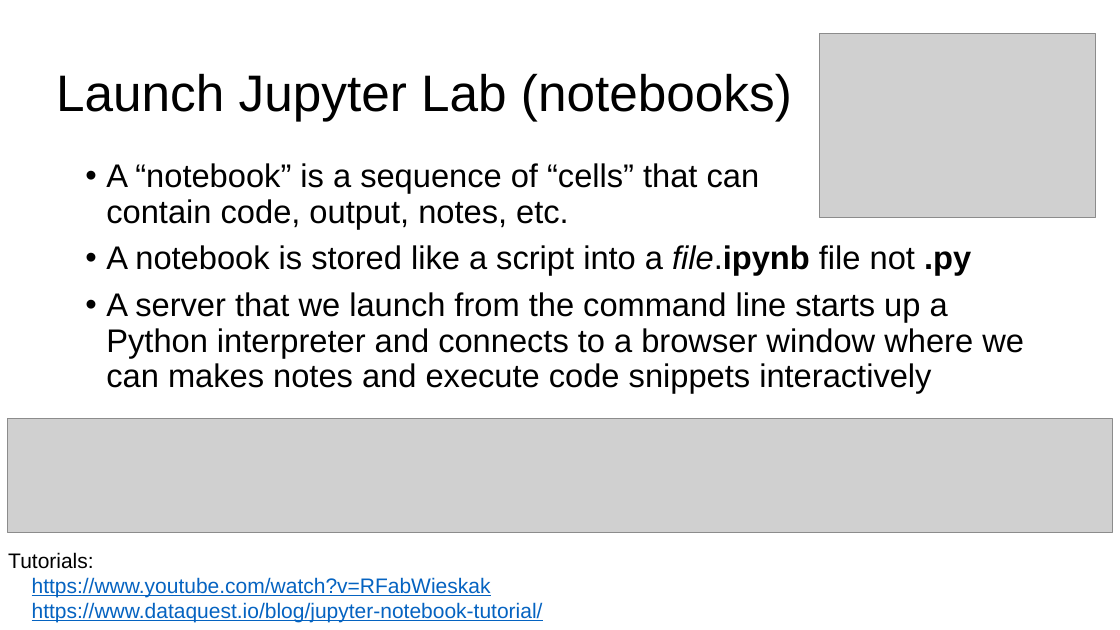
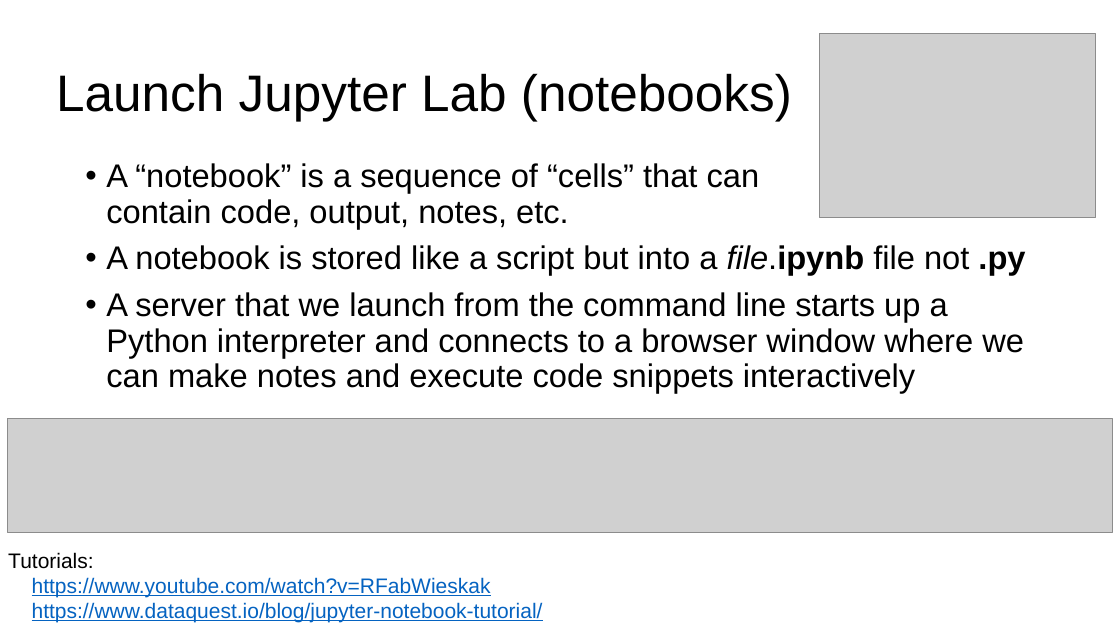
Before and after one commit to parrt/msds501, a slide deck: slide 23 of slides/terminal.pptx. Drawn at 1120x630 pixels with LibreOffice and Linux fonts; fonts in the diff are those of the drawing; grey boxes stand for pictures; background and template pictures are left out. Boxes give left, top, right and bottom in pixels: in the first picture for what was removed or moved away, otherwise in the second. Text is boxed around its words. In the diff, an @@ line names an element or a change of style, - is before the commit and + after.

Commit message:
update slides/projects

```diff
--- a/slides/terminal.pptx
+++ b/slides/terminal.pptx
@@ text at bbox=[106, 245, 1025, 393]: text changed @@
-• A notebook is stored like a script into a file.ipynb file not .py
-• A server that we launch from the command line starts up a Python interpreter and connects to a browser window where we can makes notes and execute code snippets interactively
+• A notebook is stored like a script but into a file.ipynb file not .py
+• A server that we launch from the command line starts up a Python interpreter and connects to a browser window where we can make notes and execute code snippets interactively
```
Also in this commit, not shown: 9 other slides changed.
